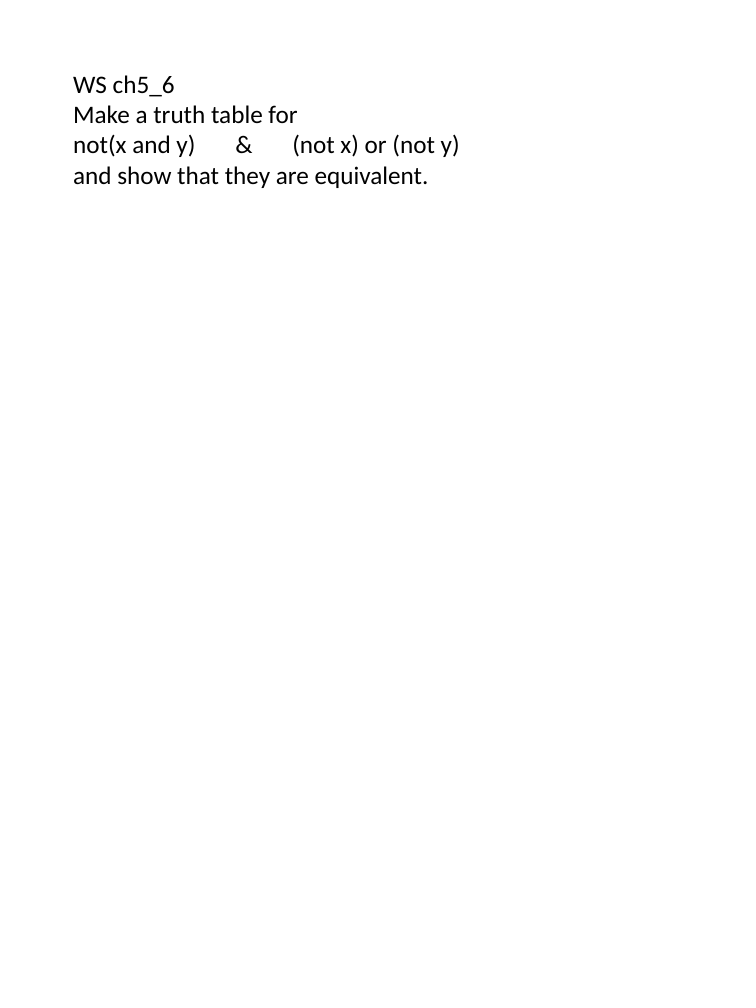
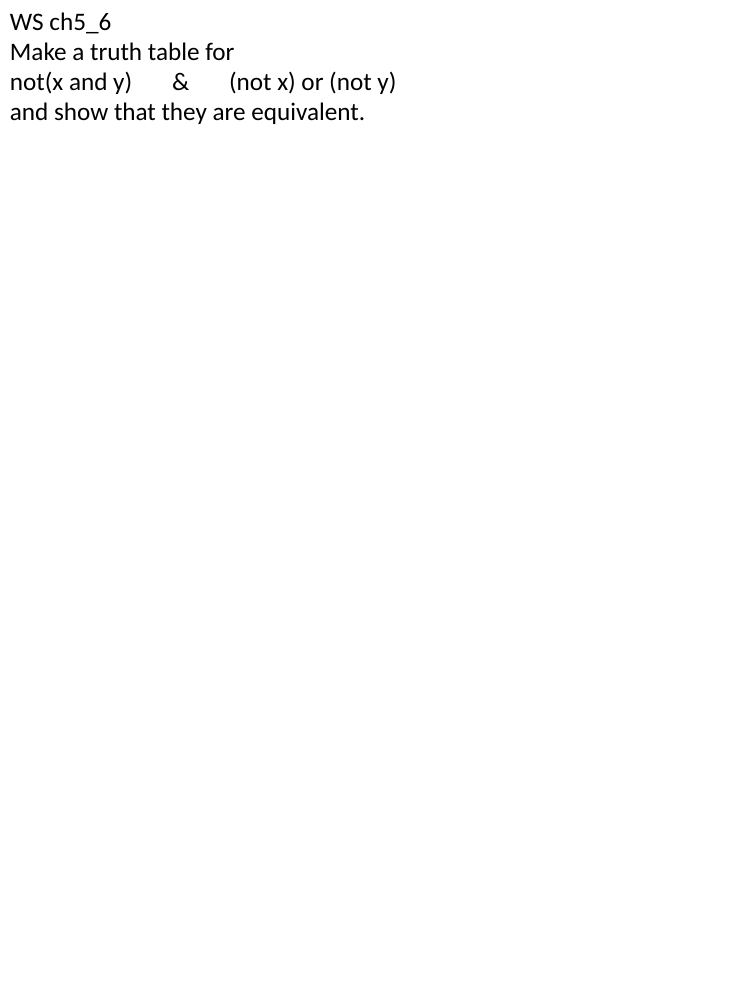
Before and after one commit to Lor3nzoMartinez/Python, a slide deck: slide 5 of Homework/ch 5 conditionals.pptx (slide 15 before the commit). Drawn at 756x1008 pixels with LibreOffice and Linux fonts; fonts in the diff are those of the drawing. Boxes give left, top, right and bottom in pixels: in the first picture for what was removed or moved away, otherwise in the second. Text is boxed around its words. In the diff, an @@ line names an element or a change of style, - is before the commit and + after.

```diff
--- a/Homework/ch 5 conditionals.pptx
+++ b/Homework/ch 5 conditionals.pptx
@@ text "WS ch5_6": place and size @@
-text "WS ch5_6" at [73, 75, 460, 188]
+text "WS ch5_6" at [10, 12, 396, 124]
```
Also in this commit, not shown: 6 other slides changed, 14 slides removed, 59 other files.
